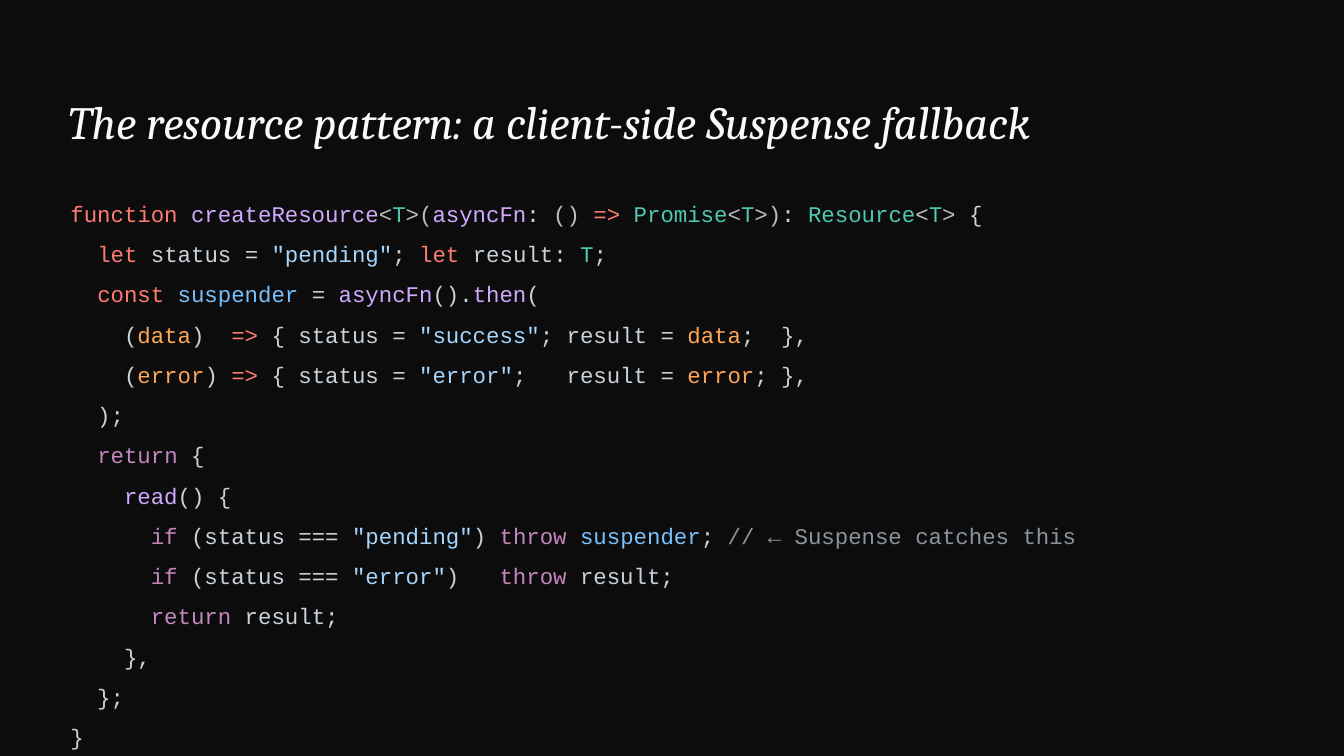
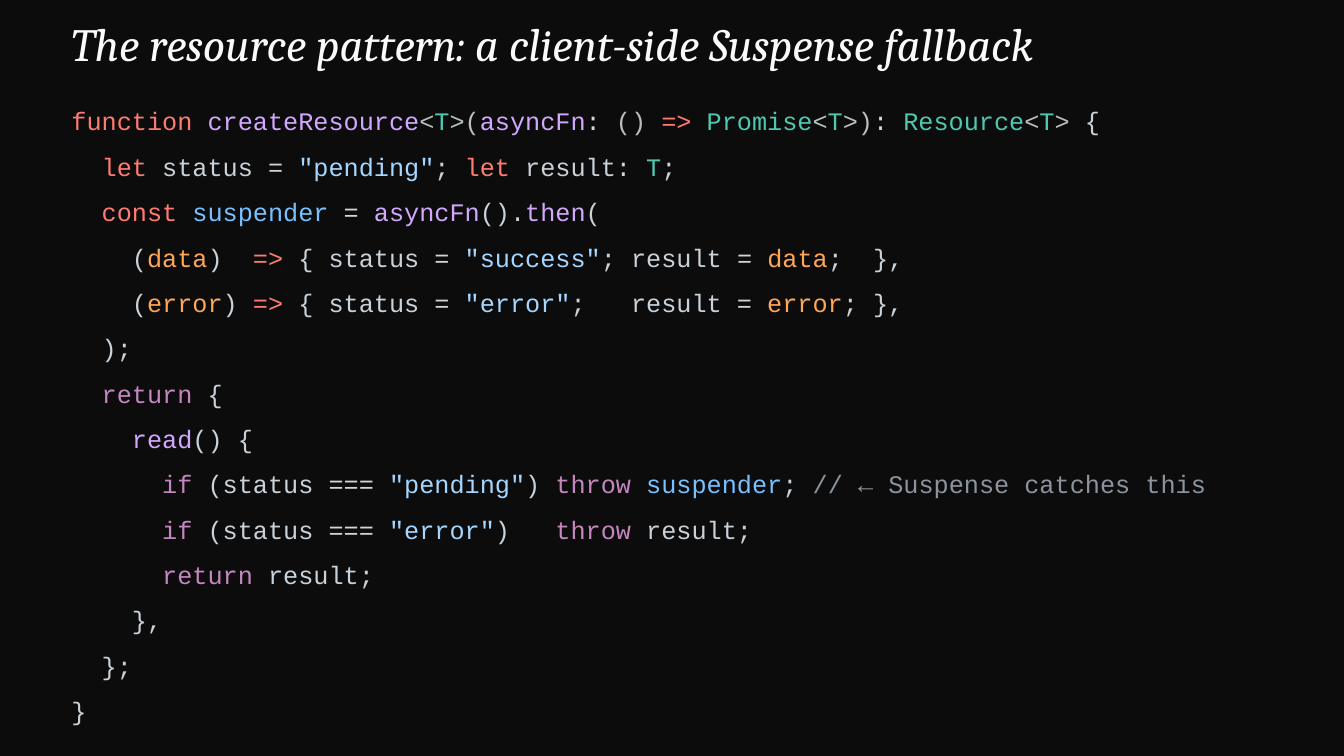
Before and after one commit to devlinduldulao/module-federation-demo, a slide deck: slide 23 of presentation/module-federation.pptx (slide 26 before the commit). Drawn at 1344x756 pixels with LibreOffice and Linux fonts; fonts in the diff are those of the drawing. Boxes give left, top, right and bottom in pixels: in the first picture for what was removed or moved away, otherwise in the second. Text is boxed around its words. In the diff, an @@ line names an element or a change of style, - is before the commit and + after.

```diff
--- a/presentation/module-federation.pptx
+++ b/presentation/module-federation.pptx
@@ text "The resource pattern: a client-side ...": place and size @@
-text "The resource pattern: a client-side ..." at [68,106,1030,149]
+text "The resource pattern: a client-side ..." at [71,28,1033,71]
@@ text "function createResource<T>(asyncFn: () => Promise<T>): ...": place and size @@
-text "function createResource<T>(asyncFn: () => Promise<T>): ..." at [70,206,1077,589]
+text "function createResource<T>(asyncFn: () => Promise<T>): ..." at [71,112,1205,545]
@@ text "function createResource<T>(asyncFn: () => Promise<T>): ..." at [71,112,1205,545]: size 16 to 18 pt @@
```
Also in this commit, not shown: 11 other slides changed, 6 slides removed, 25 other files.
